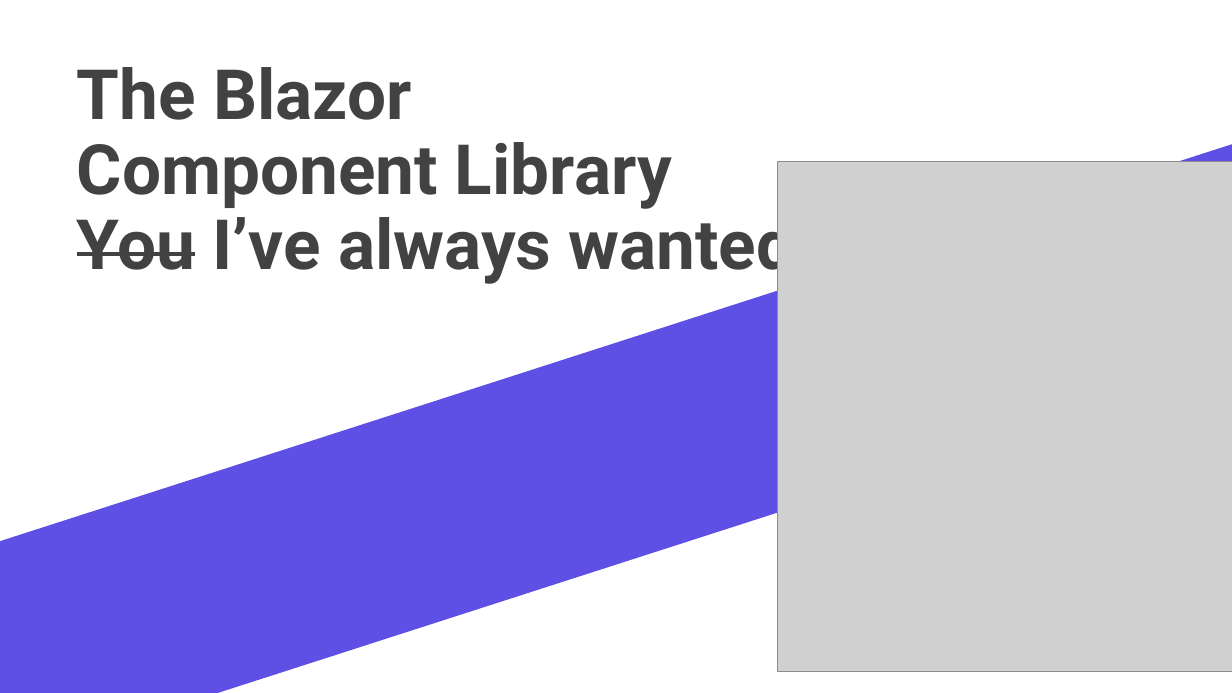
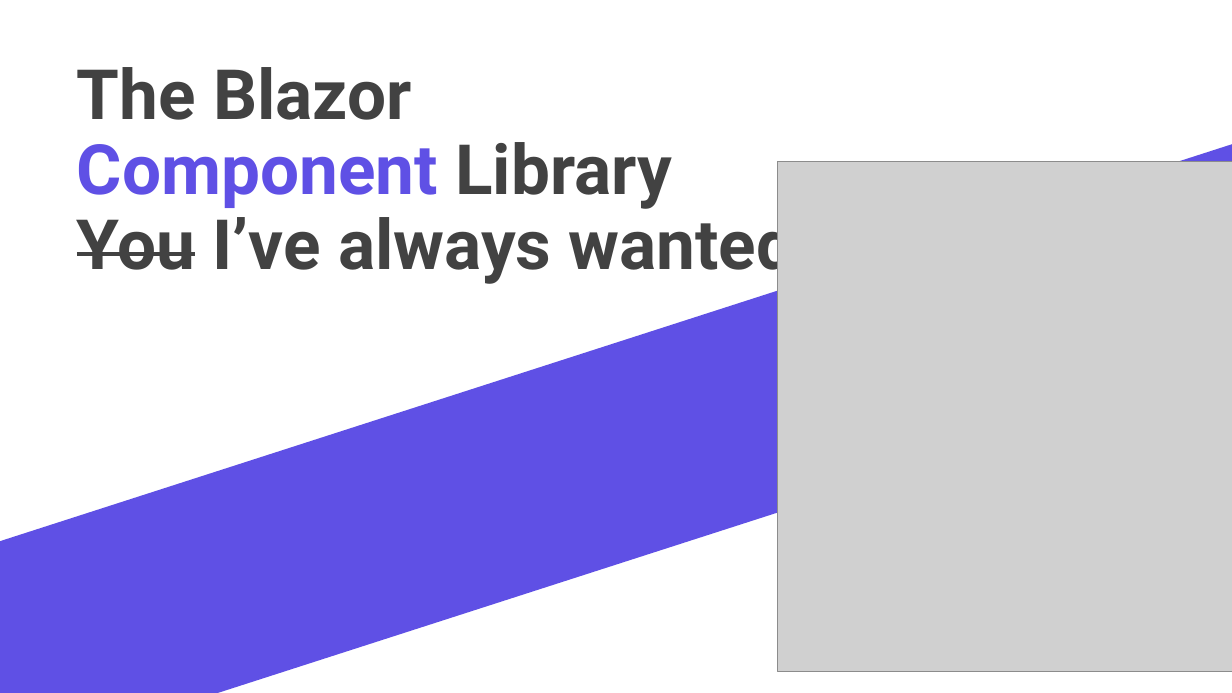
Before and after one commit to Rene-Sackers/presentation-mudblazor, a slide deck: slide 1 of powerpoint/MudBlazor presentation.pptx. Drawn at 1232x693 pixels with LibreOffice and Linux fonts; fonts in the diff are those of the drawing; grey boxes stand for pictures. Boxes give left, top, right and bottom in pixels: in the first picture for what was removed or moved away, otherwise in the second. Text is boxed around its words. In the diff, an @@ line names an element or a change of style, - is before the commit and + after.

```diff
--- a/powerpoint/MudBlazor presentation.pptx
+++ b/powerpoint/MudBlazor presentation.pptx
@@ title "The Blazor Component Library You ..." at box(77, 67, 796, 285): text colour #424242 to gradient #5F50E5 to #F3649E in "Component" @@
```
Also in this commit, not shown: 2 other slides changed, 3 slides added, 46 other files.
